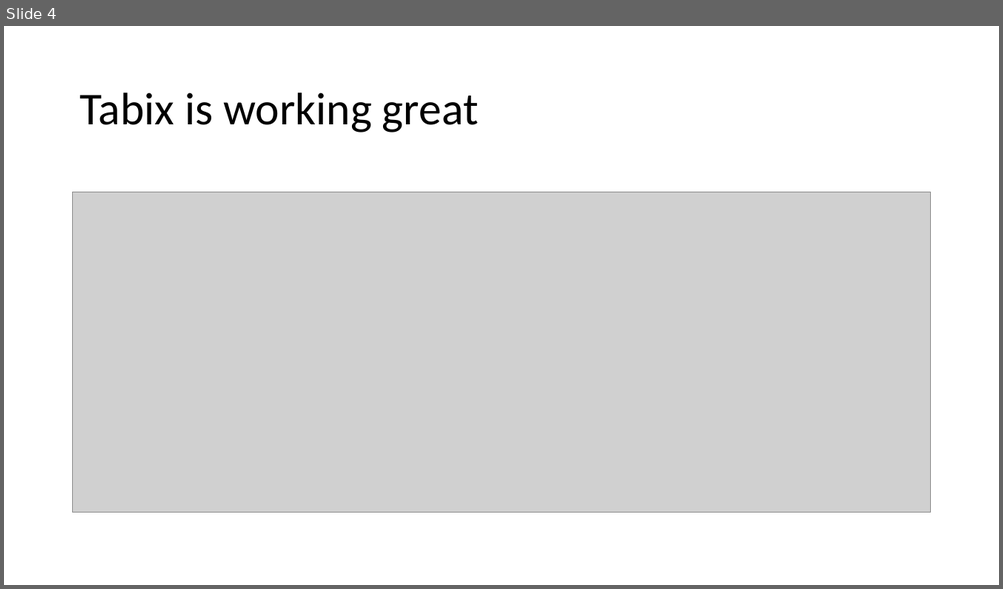
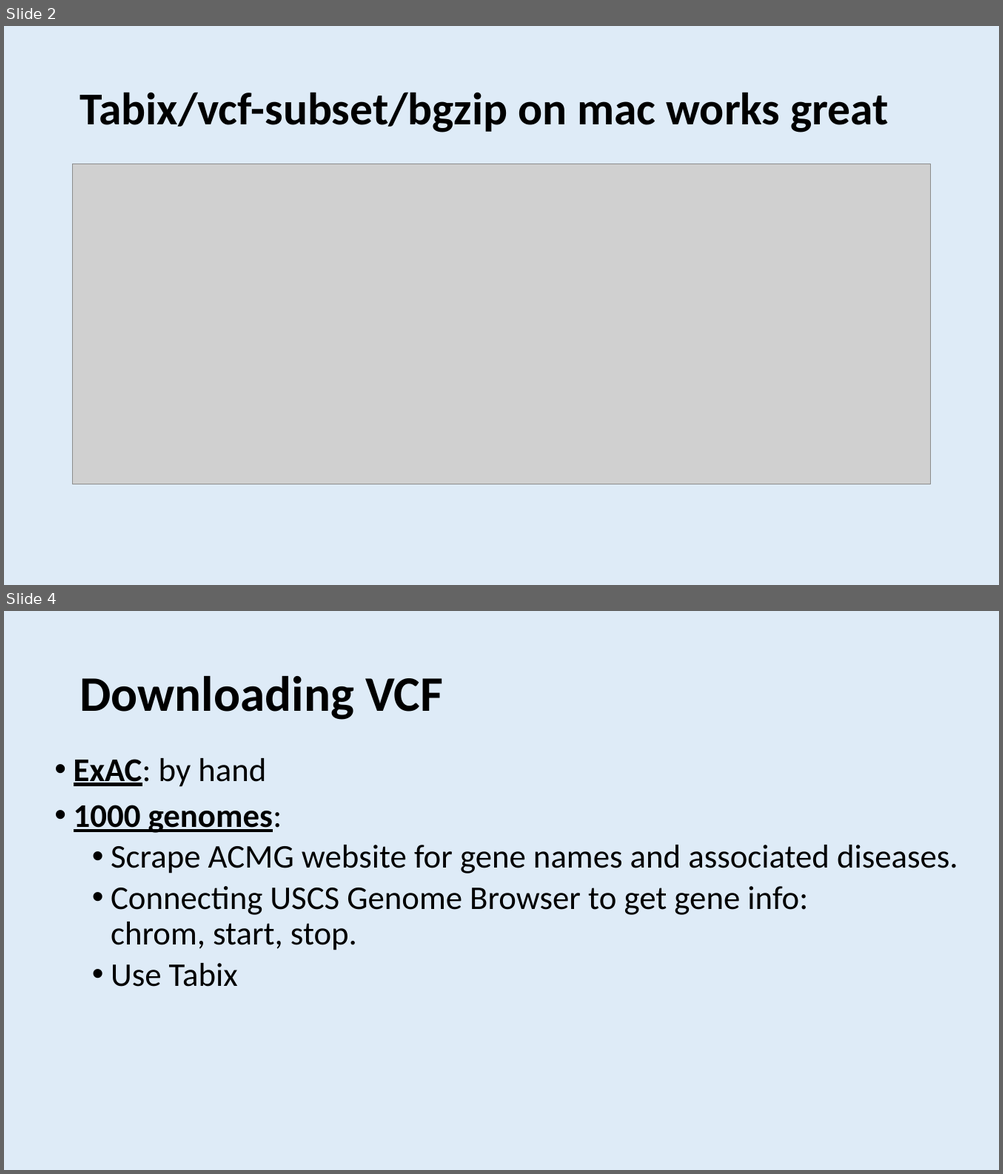
Before and after one commit to dfan/HST-2016, a slide deck: week_5/Presentation_week_5.pptx. Shown one above the other, each under a label of ours: slide 4 before the commit, slides 2 and 4 after it; the slides between them are not shown. The pictures are 1003x589 and 1003x1174 pixels, drawn with LibreOffice and Linux fonts; fonts in the diff are those of the drawing; grey boxes stand for pictures. Boxes give left, top, right and bottom in pixels: in the first picture for what was removed or moved away, otherwise in the second. Text is boxed around its words. In the diff, an @@ line names an element or a change of style, - is before the commit and + after.

```diff
--- a/week_5/Presentation_week_5.pptx
+++ b/week_5/Presentation_week_5.pptx
@@ slide 4 added at (4,611,999,1170), background #DEEBF7 @@
@@ title added at (79,676,443,720), 48 pt, text #000000, bold @@
+Downloading VCF
@@ text added at (74,758,958,987), 32 pt, text #000000 @@
+• ExAC: by hand
+• 1000 genomes:
+  • Scrape ACMG website for gene names and associated diseases.
+  • Connecting USCS Genome Browser to get gene info:
+    chrom, start, stop.
+  • Use Tabix
@@ what was slide 4 is now slide 2 @@
@@ slide 2 changed as well @@
@@ background #FFFFFF to #DEEBF7 @@
@@ title at (79,92,888,133): text changed; bold on @@
-Tabix is working great
+Tabix/vcf-subset/bgzip on mac works great
@@ picture: place and size @@
-picture at (73,192,930,513)
+picture at (73,164,930,485)
```
Also in this commit, not shown: 1 other slide changed, 8 other slides added, 3 slides removed, 5 other files.
